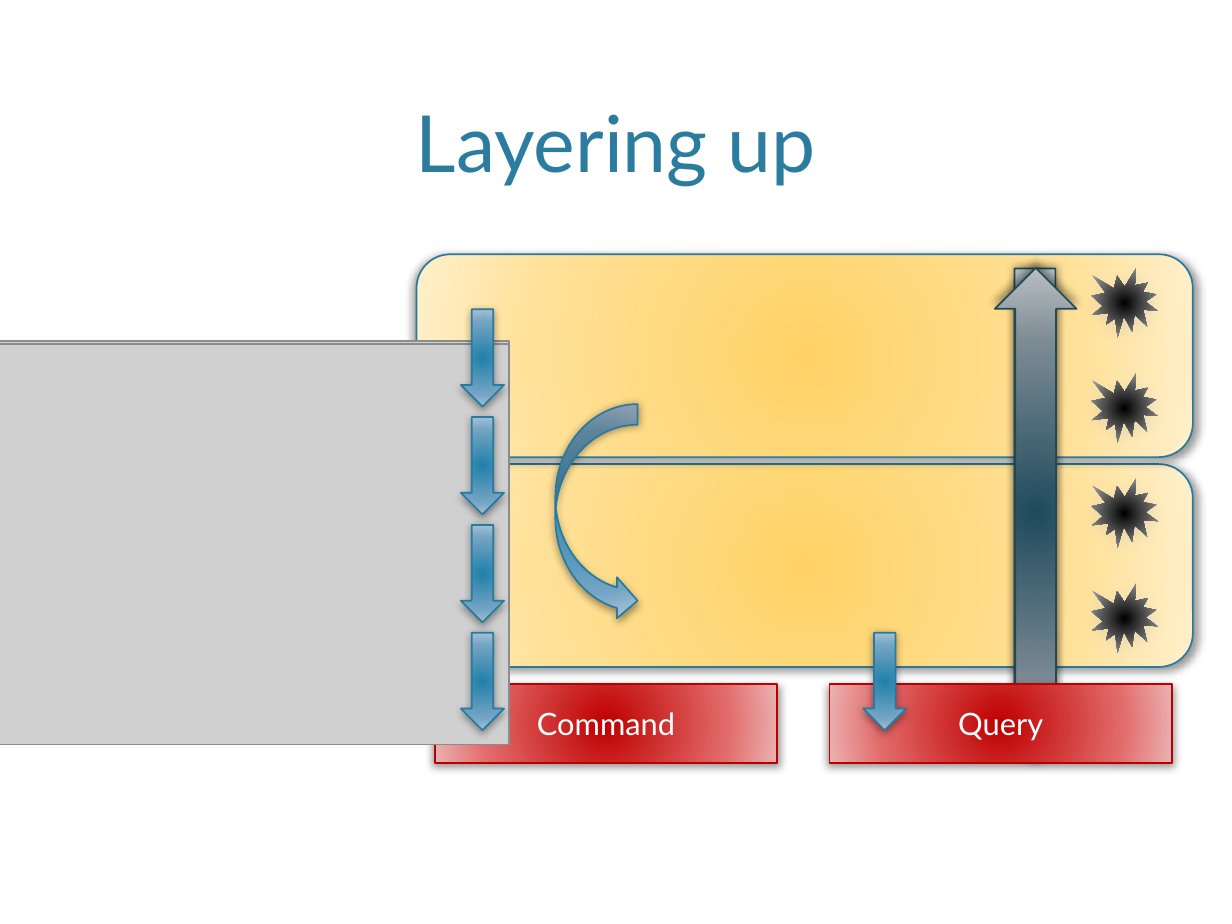
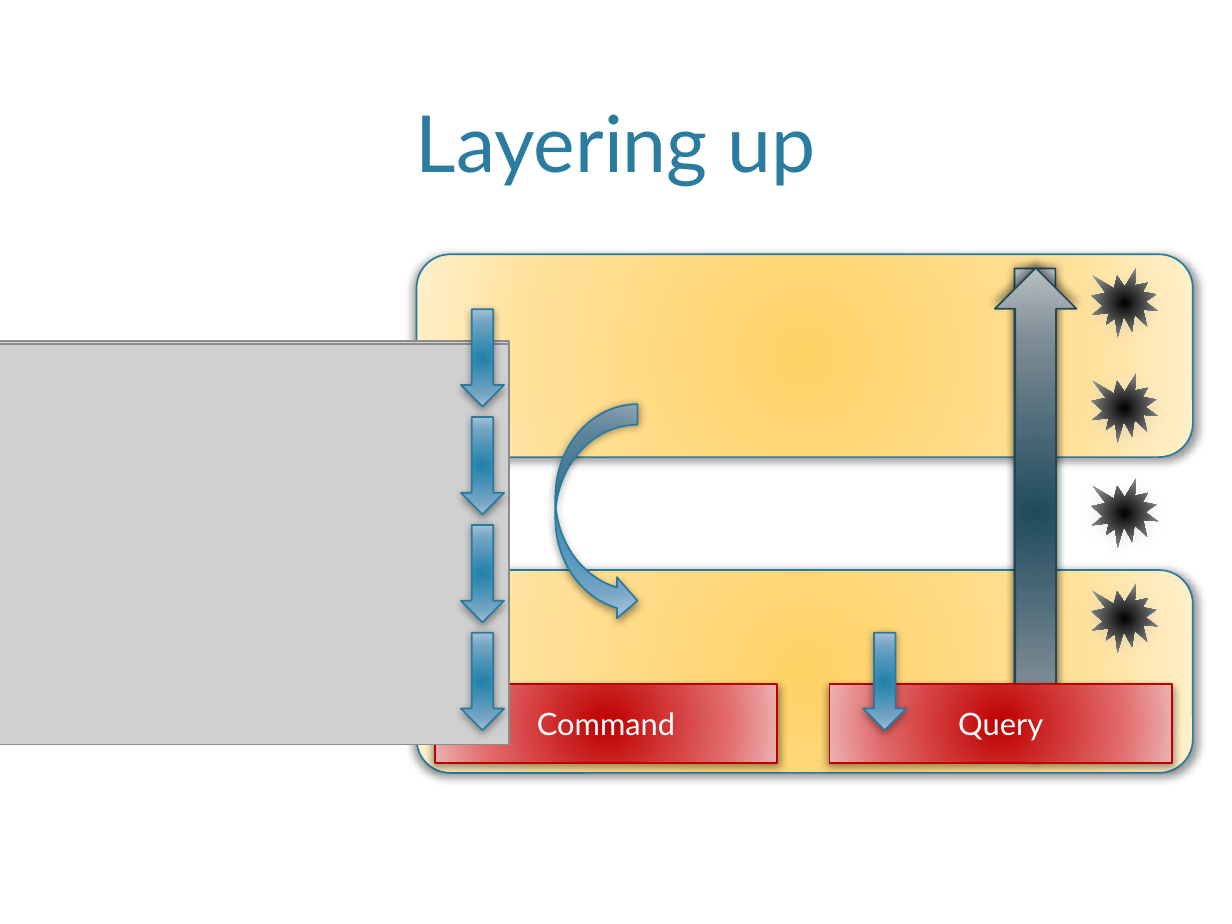
Before and after one commit to MiyamotoAkira/FeaturesVsLayers, a slide deck: slide 10 of FeaturesVsLayers.pptx. Drawn at 1232x924 pixels with LibreOffice and Linux fonts; fonts in the diff are those of the drawing; grey boxes stand for pictures; background and template pictures are left out. Boxes give left, top, right and bottom in pixels: in the first picture for what was removed or moved away, otherwise in the second. Text is boxed around its words. In the diff, an @@ line names an element or a change of style, - is before the commit and + after.

Commit message:
New slides and some small changes
New slide for breaking things up has been added. Also, Pros and cons have
titles now. Cons have a couple of examples as well. Fixed arrows on first
slide of alternative features. And moved the grouping of layering up to
show the 3  layer architecture.

```diff
--- a/FeaturesVsLayers.pptx
+++ b/FeaturesVsLayers.pptx
@@ rounded rectangle: place and size @@
-rounded rectangle at <box>416,464,1193,668</box>
+rounded rectangle at <box>416,570,1193,774</box>
```
Also in this commit, not shown: 4 other slides changed, 2 slides added, 3 slides removed.
